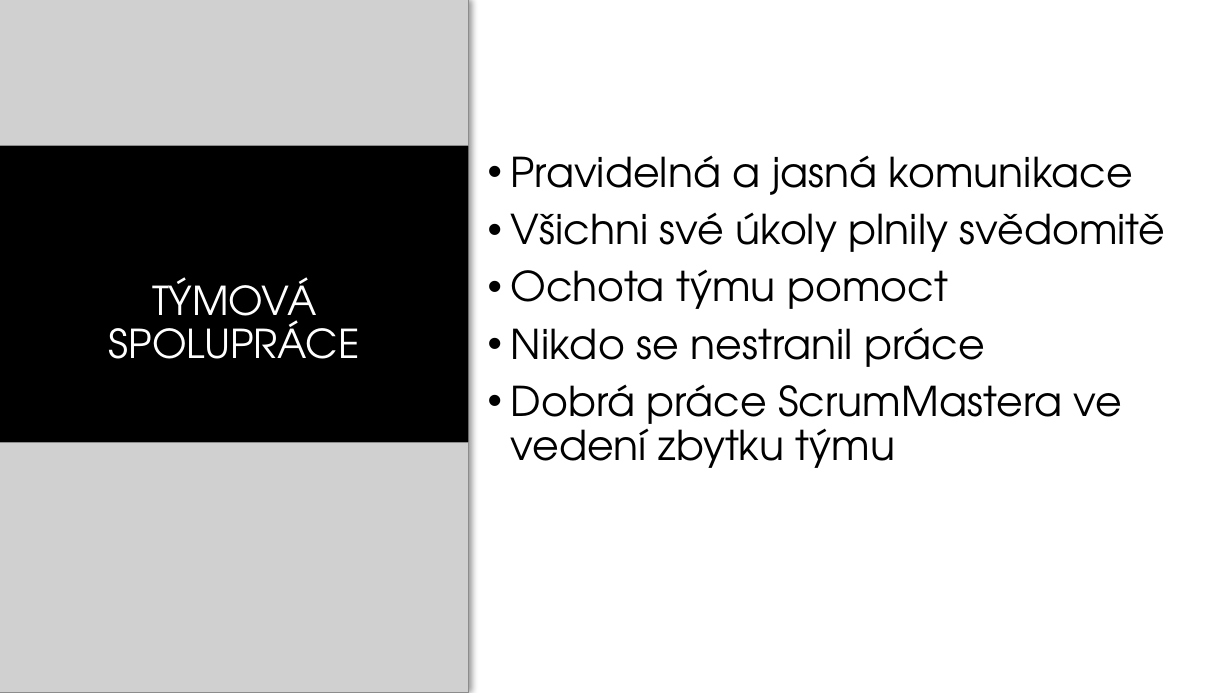
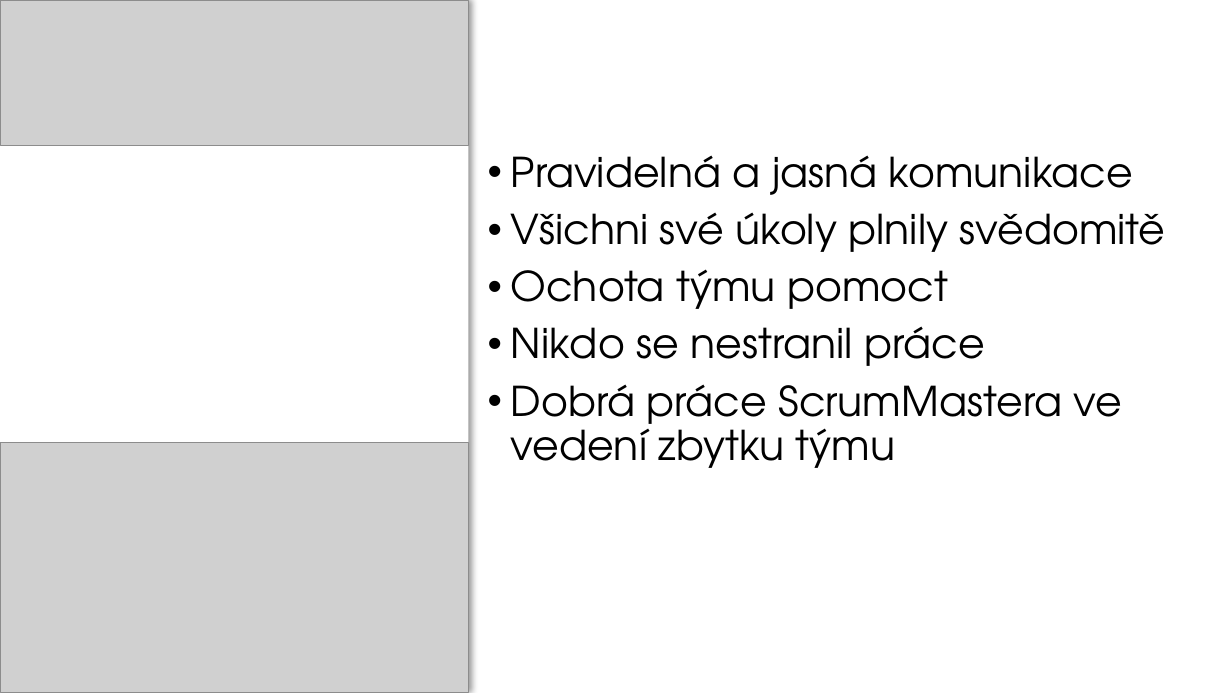
Before and after one commit to Rtizie/RSP_Last_Place_Is_Also_Place, a slide deck: slide 15 of Dokumenty/Svět na dosah (1).pptx. Drawn at 1232x693 pixels with LibreOffice and Linux fonts; fonts in the diff are those of the drawing; grey boxes stand for pictures; background and template pictures are left out. Boxes give left, top, right and bottom in pixels: in the first picture for what was removed or moved away, otherwise in the second. Text is boxed around its words. In the diff, an @@ line names an element or a change of style, - is before the commit and + after.

```diff
--- a/Dokumenty/Svět na dosah (1).pptx
+++ b/Dokumenty/Svět na dosah (1).pptx
@@ rectangle at [0,0,469,693]: fill #000000 to #FFFFFF @@
```
Also in this commit, not shown: 8 other slides changed, 1 slide added.
